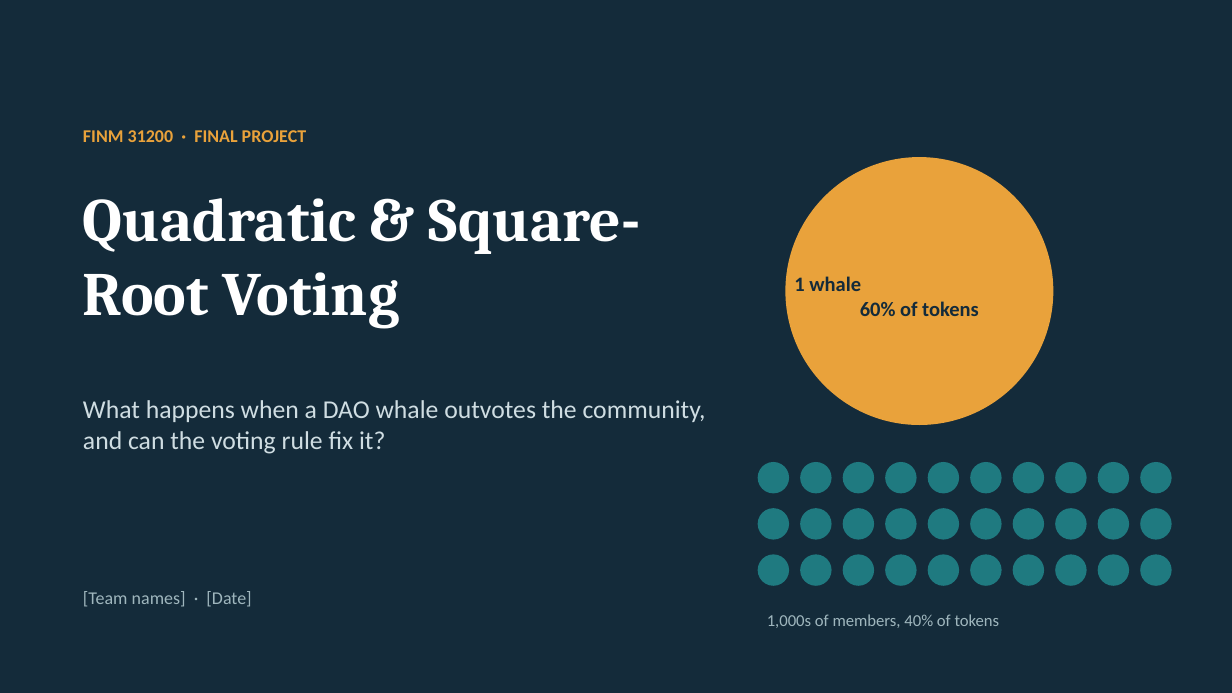
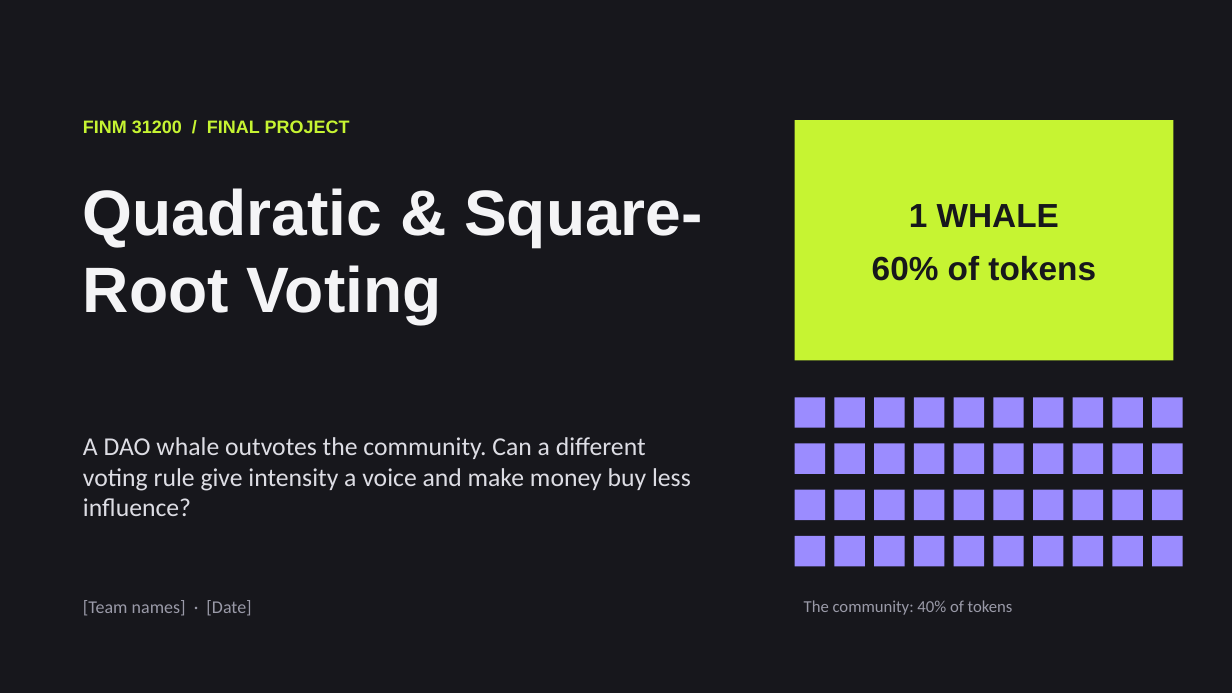
Before and after one commit to Jeanmauratille/quadratic_voting, a slide deck: slide 1 of final_project_outline.pptx. Drawn at 1232x693 pixels with LibreOffice and Linux fonts; fonts in the diff are those of the drawing. Boxes give left, top, right and bottom in pixels: in the first picture for what was removed or moved away, otherwise in the second. Text is boxed around its words. In the diff, an @@ line names an element or a change of style, - is before the commit and + after.

Commit message:
new format, populated with new info

```diff
--- a/final_project_outline.pptx
+++ b/final_project_outline.pptx
@@ background #142B3A to #17171C @@
@@ text at bbox=[83, 120, 350, 133]: text changed; font Calibri to Arial; text colour #E9A23B to #C6F432 @@
-FINM 31200 · FINAL PROJECT
+FINM 31200 / FINAL PROJECT
@@ rectangle added at bbox=[795, 120, 1174, 360], fill #C6F432 @@
@@ text "Quadratic & Square-Root Voting": place and size @@
-text "Quadratic & Square-Root Voting" at bbox=[83, 198, 641, 329]
+text "Quadratic & Square-Root Voting" at bbox=[83, 188, 703, 324]
@@ text "Quadratic & Square-Root Voting" at bbox=[83, 188, 703, 324]: size 48 to 50 pt, font Cambria to Arial, text colour #FFFFFF to #F4F4F6; more space between paragraphs @@
@@ ellipse removed at bbox=[786, 157, 1054, 425] @@
@@ text at bbox=[872, 204, 1096, 281]: text changed; size 16 to 26 pt; font Calibri to Arial; text colour #142B3A to #17171C @@
-1 whale
-60% of tokens
+1 WHALE
+60% of tokens
@@ text at bbox=[83, 437, 691, 516]: text changed; text colour #CFDDE2 to #DDDDE4 @@
-What happens when a DAO whale outvotes the community, and can the voting rule fix it?
+A DAO whale outvotes the community. Can a different voting rule give intensity a voice and make money buy less influence?
@@ ellipse to rectangle; fill #1F7A80 to #9B8CFF in 30 elements at bbox=[1153, 397, 1183, 428], bbox=[1153, 444, 1183, 474], bbox=[1153, 490, 1183, 520], bbox=[1113, 397, 1143, 428], bbox=[1113, 444, 1143, 474], bbox=[1113, 490, 1143, 520], bbox=[1073, 397, 1104, 428], bbox=[1073, 444, 1104, 474], bbox=[1073, 490, 1104, 520], bbox=[1033, 397, 1064, 428], bbox=[1033, 444, 1064, 474], bbox=[1033, 490, 1064, 520], bbox=[994, 397, 1024, 428], bbox=[994, 444, 1024, 474], bbox=[994, 490, 1024, 520], bbox=[954, 397, 984, 428], bbox=[954, 444, 984, 474], bbox=[954, 490, 984, 520], bbox=[914, 397, 945, 428], bbox=[914, 444, 945, 474], bbox=[914, 490, 945, 520], bbox=[874, 397, 905, 428], bbox=[874, 444, 905, 474], bbox=[874, 490, 905, 520], bbox=[835, 397, 865, 428], bbox=[835, 444, 865, 474], bbox=[835, 490, 865, 520], bbox=[795, 397, 825, 428], bbox=[795, 444, 825, 474], bbox=[795, 490, 825, 520] @@
@@ 6 rectangles: place and size @@
-6 rectangles at bbox=[758, 462, 832, 586]
+6 rectangles at bbox=[795, 397, 865, 520]
@@ 6 rectangles: place and size @@
-6 rectangles at bbox=[843, 462, 917, 586]
+6 rectangles at bbox=[874, 397, 945, 520]
@@ 6 rectangles: place and size @@
-6 rectangles at bbox=[928, 462, 1002, 586]
+6 rectangles at bbox=[954, 397, 1024, 520]
@@ 6 rectangles: place and size @@
-6 rectangles at bbox=[1013, 462, 1087, 586]
+6 rectangles at bbox=[1033, 397, 1104, 520]
@@ 3 rectangles: place and size @@
-3 rectangles at bbox=[1098, 462, 1129, 586]
+3 rectangles at bbox=[1113, 397, 1143, 520]
@@ 3 rectangles: place and size @@
-3 rectangles at bbox=[1141, 462, 1172, 586]
+3 rectangles at bbox=[1153, 397, 1183, 520]
@@ rectangle added at bbox=[795, 536, 825, 567], fill #9B8CFF @@
@@ rectangle added at bbox=[835, 536, 865, 567], fill #9B8CFF @@
@@ rectangle added at bbox=[874, 536, 905, 567], fill #9B8CFF @@
@@ rectangle added at bbox=[914, 536, 945, 567], fill #9B8CFF @@
@@ rectangle added at bbox=[954, 536, 984, 567], fill #9B8CFF @@
@@ rectangle added at bbox=[994, 536, 1024, 567], fill #9B8CFF @@
@@ rectangle added at bbox=[1033, 536, 1064, 567], fill #9B8CFF @@
@@ rectangle added at bbox=[1073, 536, 1104, 567], fill #9B8CFF @@
@@ rectangle added at bbox=[1113, 536, 1143, 567], fill #9B8CFF @@
@@ rectangle added at bbox=[1153, 536, 1183, 567], fill #9B8CFF @@
@@ text "[Team names] · [Date]": place and size @@
-text "[Team names] · [Date]" at bbox=[83, 591, 251, 607]
+text "[Team names] · [Date]" at bbox=[83, 600, 251, 616]
@@ text "[Team names] · [Date]" at bbox=[83, 600, 251, 616]: text colour #9FB6BD to #9A9AA8; more space between paragraphs @@
@@ text at bbox=[804, 600, 1013, 615]: text changed; text colour #9FB6BD to #9A9AA8 @@
-1,000s of members, 40% of tokens
+The community: 40% of tokens
```
Also in this commit, not shown: 7 other slides changed, 2 slides added, 2 slides removed.
